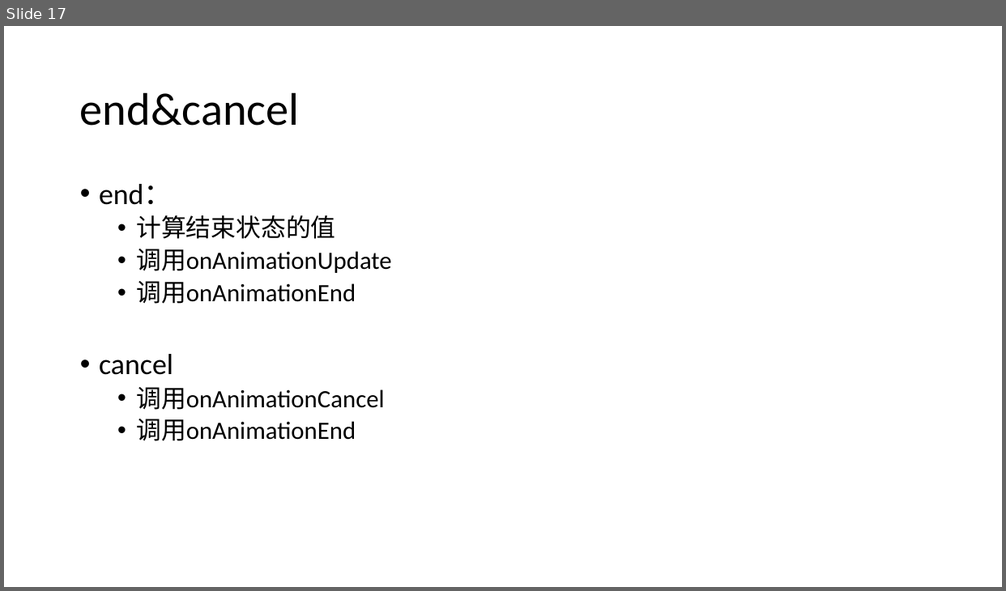
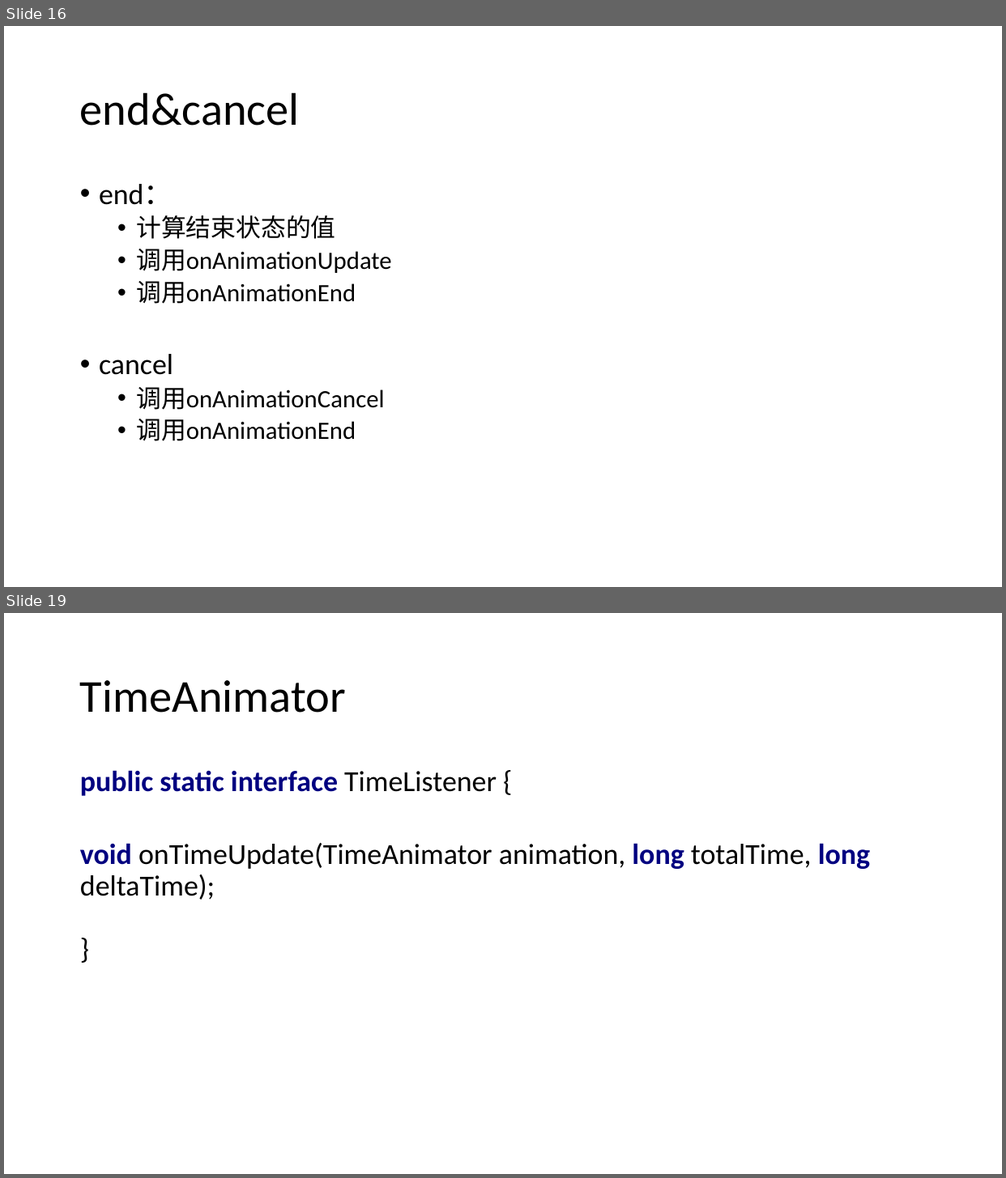
Before and after one commit to hua3505/Share, a slide deck: AnimationSkillShare/动画实用技巧.pptx. Shown one above the other, each under a label of ours: slide 17 before the commit, slides 16 and 19 after it; the slides between them are not shown. The pictures are 1006x591 and 1006x1178 pixels, drawn with LibreOffice and Linux fonts; fonts in the diff are those of the drawing. Boxes give left, top, right and bottom in pixels: in the first picture for what was removed or moved away, otherwise in the second. Text is boxed around its words. In the diff, an @@ line names an element or a change of style, - is before the commit and + after.

```diff
--- a/AnimationSkillShare/动画实用技巧.pptx
+++ b/AnimationSkillShare/动画实用技巧.pptx
@@ slide 19 added at <box>4,613,1002,1174</box>, background #FFFFFF @@
@@ title added at <box>80,680,346,713</box>, 44 pt, text #000000 @@
+TimeAnimator
@@ text added at <box>80,770,870,900</box>, 28 pt, text #000000 @@
+public static interface TimeListener {
+void onTimeUpdate(TimeAnimator animation, long totalTime, long deltaTime);
+}
@@ what was slide 17 is now slide 16 @@
```
Also in this commit, not shown: 8 other slides added, 4 slides removed, 15 other files.
